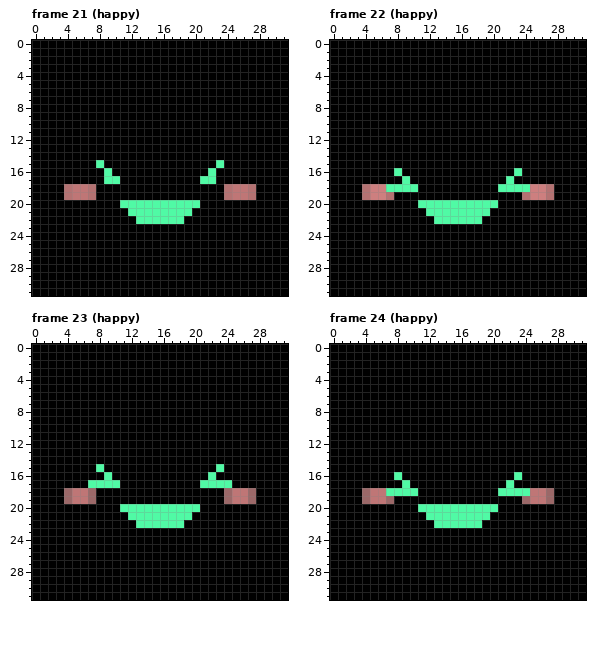
Edited in one commit: pixel-art file (Pimo_face/expressions/ver1/ver1.aseprite). The picture above is the old version.
32x32 pixels, 48 frames. Colours within 5 levels of each other are drawn and written as one. Shown: frame 21 (happy), frame 22 (happy), frame 23 (happy), frame 24 (happy). The commit also changed other frames, which this record leaves out.
And afterwards:
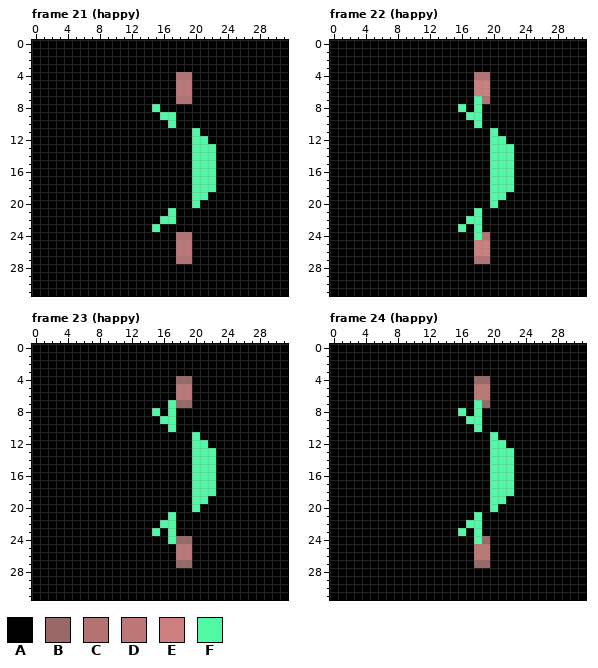
Palette (. is transparent): A #000000  B #9b6868  C #b47272  D #bf7676  E #cd7f7f  F #50faa5
The edit:
Changed rows in their new state; - is an unchanged pixel.
Frame 21 (happy), layer "face":
first column x 4:
 4 --------------CC--------
 5 --------------DD--------
 6 --------------DD--------
 7 --------------CC--------
 8 -----------F------------
 9 ------------FF----------
10 -------------F----------
11 ----------------F-------
12 ----------------FF------
13 ----------------FFF-----
14 ----------------FFF-----
15 ----A-----------FFFA----
16 -----A----------FF------
17 -----AA---------F-------
18 AAAA------------FFF-AAAA
19 AAAA------------FF--AAAA
20 -------AAAAAAAAA--------
21 --------AAAAA-AA--------
22 ---------AAA--A---------
23 -----------F------------
24 --------------CC--------
25 --------------DD--------
26 --------------DD--------
27 --------------CC--------
Frame 22 (happy), layer "face":
first column x 4:
 4 --------------CC--------
 5 --------------EE--------
 6 --------------EE--------
 7 --------------FC--------
 8 ------------F-F---------
 9 -------------FF---------
10 --------------F---------
11 ----------------F-------
12 ----------------FF------
13 ----------------FFF-----
14 ----------------FFF-----
15 ----------------FFF-----
16 ----A-----------FFFA----
17 -----A----------FF------
18 AAAAAAA---------F--AAAAA
19 AAAA------------FF--AAAA
20 -------AAAAAAAAA--------
21 --------AAAAAA-A--------
22 ---------AAAA-----------
23 ------------F-F---------
24 --------------FC--------
25 --------------EE--------
26 --------------EE--------
27 --------------CC--------
Frame 23 (happy), layer "face":
first column x 4:
 4 --------------BB--------
 5 --------------DD--------
 6 --------------DD--------
 7 -------------FBB--------
 8 -----------F-F----------
 9 ------------FF----------
10 -------------F----------
11 ----------------F-------
12 ----------------FF------
13 ----------------FFF-----
14 ----------------FFF-----
15 ----A-----------FFFA----
16 -----A----------FF------
17 ---AAAA---------F--AA---
18 AAAA------------FFF-AAAA
19 AAAA------------FF--AAAA
20 -------AAAAAAAAA--------
21 --------AAAAA-AA--------
22 ---------AAA--A---------
23 -----------F-F----------
24 -------------FBB--------
25 --------------DD--------
26 --------------DD--------
27 --------------BB--------
Frame 24 (happy), layer "face":
first column x 4:
 4 --------------BB--------
 5 --------------DD--------
 6 --------------DD--------
 7 --------------FB--------
 8 ------------F-F---------
 9 -------------FF---------
10 --------------F---------
11 ----------------F-------
12 ----------------FF------
13 ----------------FFF-----
14 ----------------FFF-----
15 ----------------FFF-----
16 ----A-----------FFFA----
17 -----A----------FF------
18 AAAAAAA---------F--AAAAA
19 AAAA------------FF--AAAA
20 -------AAAAAAAAA--------
21 --------AAAAAA-A--------
22 ---------AAAA-----------
23 ------------F-F---------
24 --------------FB--------
25 --------------DD--------
26 --------------DD--------
27 --------------BB--------
